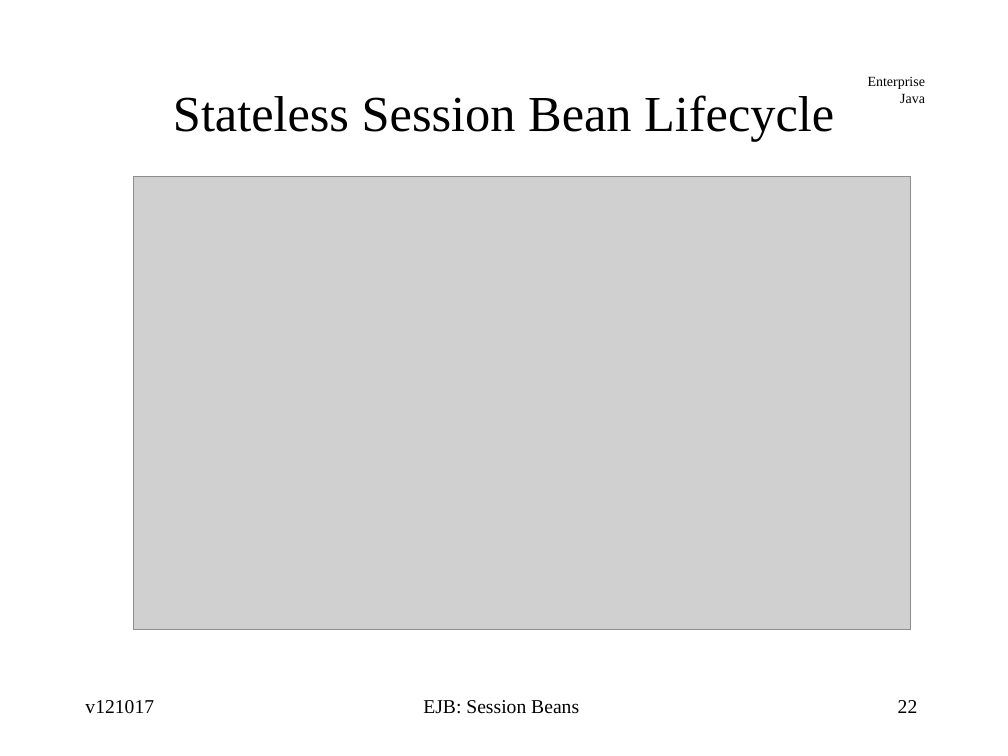
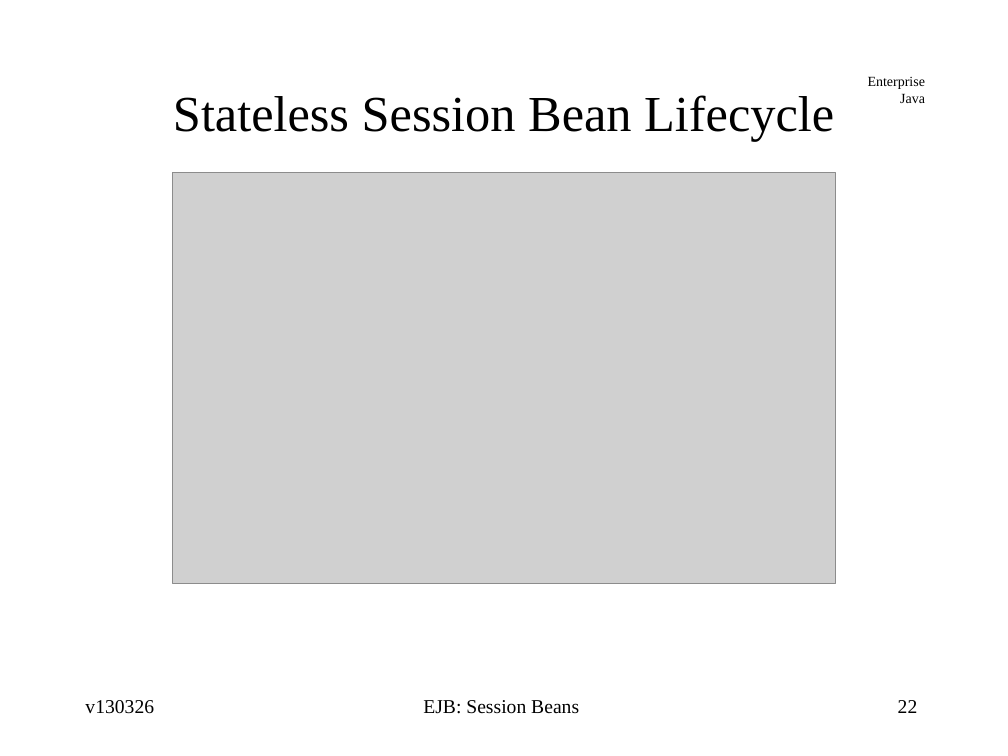
Before and after one commit to jcstaff/ejava-javaee, a slide deck: slide 22 of ejbsessionBank/src/site/resources/lectures/ejbSession.ppt. Drawn at 1008x756 pixels with LibreOffice and Linux fonts; fonts in the diff are those of the drawing; grey boxes stand for pictures. Boxes give left, top, right and bottom in pixels: in the first picture for what was removed or moved away, otherwise in the second. Text is boxed around its words. In the diff, an @@ line names an element or a change of style, - is before the commit and + after.

Commit message:
updated readability of EJB slides and added singleton state machine

```diff
--- a/ejbsessionBank/src/site/resources/lectures/ejbSession.ppt
+++ b/ejbsessionBank/src/site/resources/lectures/ejbSession.ppt
@@ picture: place and size @@
-picture at bbox=[133, 176, 910, 630]
+picture at bbox=[172, 172, 835, 583]
@@ text at bbox=[85, 700, 154, 714]: text changed @@
-v121017
+v130326
```
Also in this commit, not shown: 72 other slides changed, 1 slide added, 1 slide removed, 1 other file.
